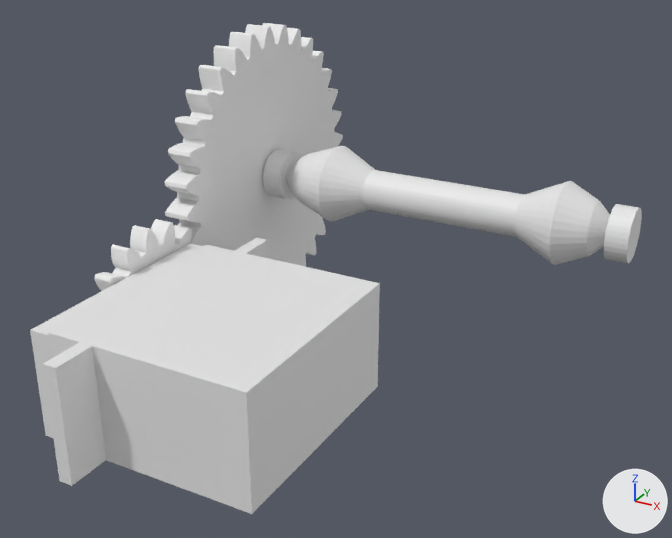
One commit to the Blender file shadeopener/modeling/shades.blend: the scene before it, then after it.
Camera for both pictures: a 50 mm lens placed at (101.0, -115.9, 76.7), pointed at (29.3, 14.4, 11.6). Lighting does not change. The marker at lower right points along +X, +Y and +Z. The same objects are shown in both versions, whatever each file hides.

In view in the first picture: 'Servo', 'bearing', 'bearing 2', 'pinion gear', 'spool', 'spur gear'.
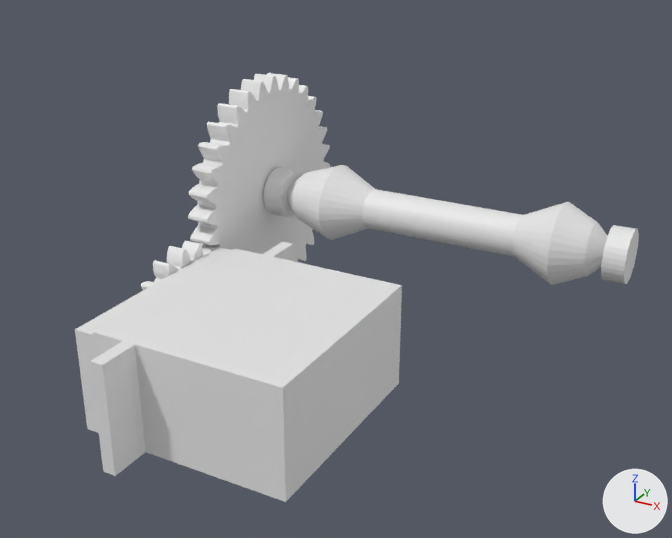
Changed parts and their boxes (x1, y1, x2, y2) in the pictures (672 x 538 px):
'Servo', moved: before (30, 238, 380, 514); after (75, 242, 402, 502)
'spur gear', reshaped, moved: before (165, 23, 343, 267); after (188, 73, 330, 262)
'spool', moved: before (287, 146, 638, 265); after (287, 165, 635, 285)
'pinion gear', reshaped, moved: before (94, 219, 204, 291); after (141, 241, 215, 290)
'bearing 2', moved: before (604, 204, 642, 263); after (601, 225, 639, 284)
'bearing', moved: before (263, 149, 301, 199); after (264, 168, 302, 217)

Edits to the bpy script that builds the scene:
```text
Change me_cube_006:
    where me_cube_006.from_pydata(...)  # 128 vertices, 128 faces; spans x -4.01..0.0, y -5.04..4.91, z -4.97..4.97
    used by ob_bearing_2; location = (73.5, 42.6, 16.5)
    me_cube_006 part 1: the whole mesh is moved by (73.52, 42.57, 12.5)
Change me_cube_005:
    where me_cube_005.from_pydata(...)  # 2816 vertices, 2370 faces; spans x 0.1..70.0, y -7.8..7.7, z -7.8..7.8
    used by ob_spool; location = (3.5, 42.6, 16.5)
    me_cube_005 part 2: the whole mesh is moved by (3.5, 42.6, 12.5)
Change me_cube_002:
    where me_cube_002.from_pydata(...)  # 129 vertices, 128 faces, 2 loose edges; spans x 0.49..4.5, y -5.04..4.91, z -4.97..4.97
    used by ob_bearing; location = (-1.0, 42.6, 16.5)
    me_cube_002 part 3: the whole mesh is moved by (-0.98, 42.57, 12.5)
Change me_mesh_002:
    used by ob_spur_gear; location = (-1.0, 42.6, 16.5)
    remove me_mesh_002.from_pydata(...)  # 4612 vertices, 2435 faces; spans x -5.0..15.0, y -30.2..30.2, z -30.2..30.2
    add me_mesh_002.from_pydata(...)  # 4677 vertices, 2499 faces; spans x -5.5..14.0, y 18.4..66.7, z -11.6..36.7
    me_mesh_002 part 4: 4612 vertices removed from x -5.0..15.0, y -30.2..30.2, z -30.2..30.2; 4677 vertices added at x -5.5..14.0, y 18.4..66.7, z -11.6..36.7
Change me_mesh:
    used by ob_pinion_gear; location = (5472.4, -2970.2, -1741.8)
    remove me_mesh.from_pydata(...)  # 2408 vertices, 2744 faces, 4 loose edges; spans x -5478.8..-5473.3, y 2957.3..2989.0, z 1727.7..1759.4
    add me_mesh.from_pydata(...)  # 2408 vertices, 2744 faces, 4 loose edges; spans x -6.5..-1.0, y -0.7..24.7, z -14.9..10.4
    me_mesh part 5: 2408 of 2408 vertices moved; they spanned x -5478.8..-5473.3, y 2957.3..2989.0, z 1727.7..1759.4 and now span x -6.5..-1.0, y -0.7..24.7, z -14.9..10.4; mean shift (5472.4, -2961.2, -1745.8); largest move (-5476.8, 2987.3, 1750.9) -> (-4.5, 23.2, 3.6)
Change me_cube:
    where me_cube.from_pydata(...)  # 117 vertices, 72 faces; spans x 3.4..46.7, y -35.9..18.9, z 39.0..59.0
    used by ob_servo; location = (-7.8, 0.9, -47.3)
    me_cube part 6: the whole mesh is moved by (-7.8, 9.9, -51.3)
Change ob_bearing_2:
    ob_bearing_2.location: (73.5, 42.6, 16.5) -> (0.0, 0.0, 0.0)
Change ob_spool:
    ob_spool.location: (3.5, 42.6, 16.5) -> (0.0, 0.0, 0.0)
Change ob_bearing:
    ob_bearing.location: (-1.0, 42.6, 16.5) -> (0.0, 0.0, 0.0)
Change ob_spur_gear:
    ob_spur_gear.location: (-1.0, 42.6, 16.5) -> (0.0, 0.0, 0.0)
Change ob_pinion_gear:
    ob_pinion_gear.location: (5472.4, -2970.2, -1741.8) -> (0.0, 0.0, 0.0)
Change ob_servo:
    ob_servo.location: (-7.8, 0.9, -47.3) -> (0.0, 0.0, 0.0)
```
